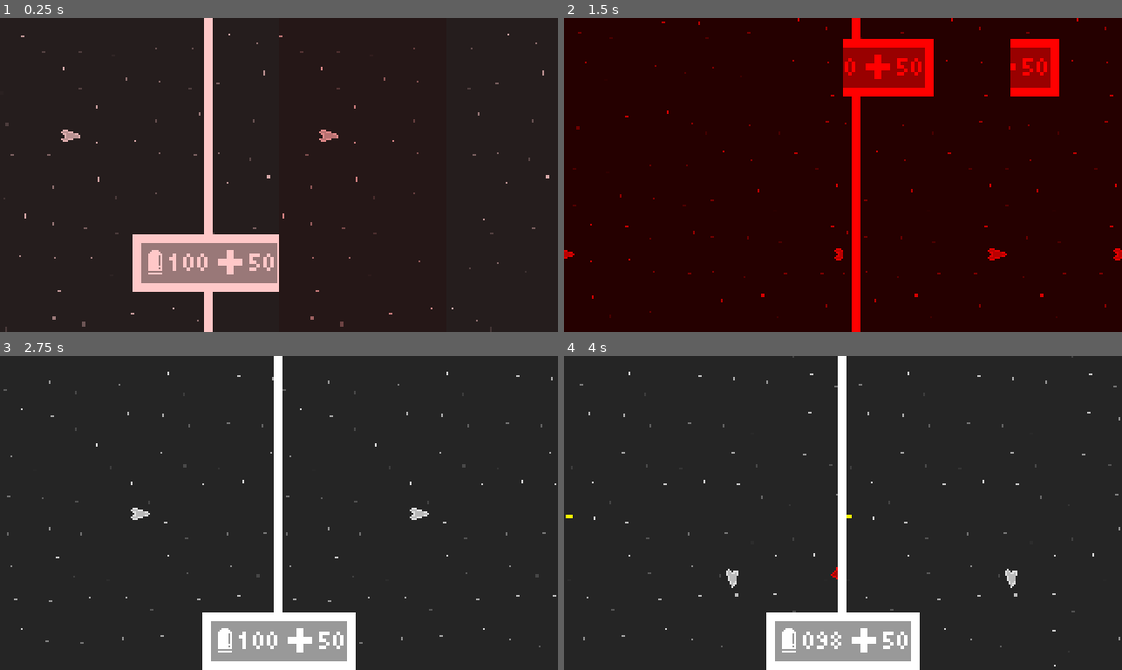
Above: before the commit, frames 1-4 (two rows, left to right).
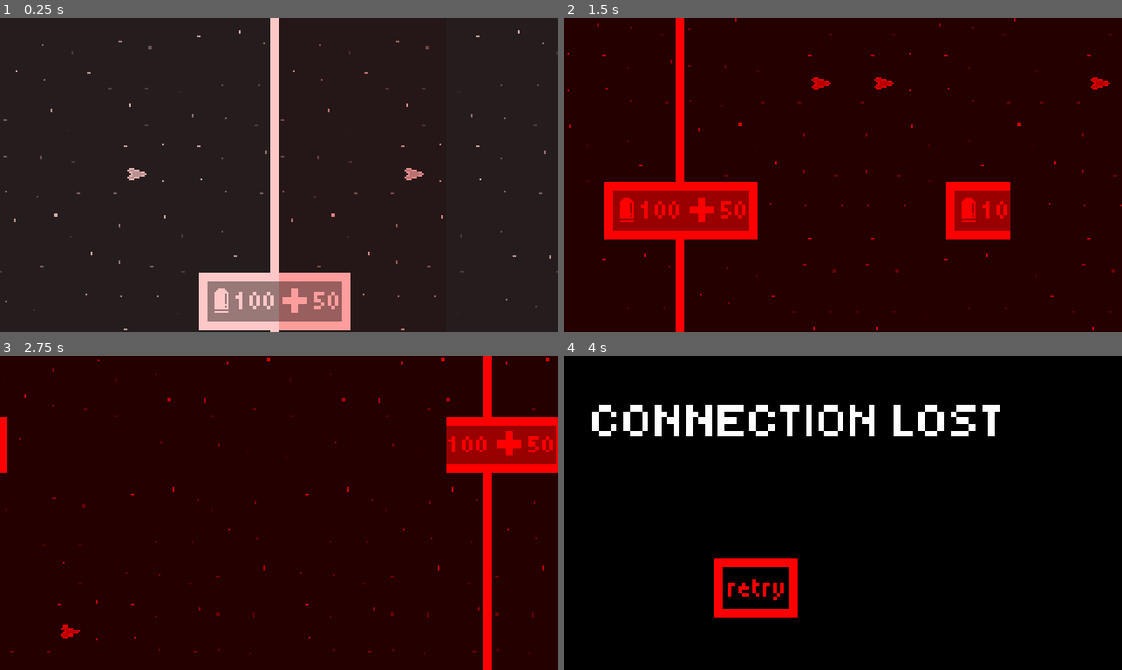
Above: after the commit, the same moments.

Repository: micycle8778/mulithead
Game: Godot game, scene res://uis/death_screen.tscn
The game is run twice, just before and just after one commit, with the same random seed, the same clock (stepped at 60 frames per second) and the same inputs. This scene is started directly instead of the project's main scene.
Inputs:
- Up to frame 1 (0.25 s): no input
- Up to frame 2 (1.5 s): click "retry" at 0.5 s; click "retry" at 1.25 s
- Up to frame 3 (2.75 s): click "retry" at 2 s
- Up to frame 4 (4 s): hold D (move_right) 2.78-3.53 s; tap K (aim_down) at 2.85 s; hold S (move_down) from 3.53 s (still down); tap J (aim_left) at 3.6 s

The runs differ from the first frame. In frame 1, 12% of the frame differs, in the area x 0-100%, y 0-100%; in frame 2, 15%; in frame 3, 100%; in frame 4, 100%.

Commit message:
tweak death screen + caps lock name

Diff:
--- a/game.gd
+++ b/game.gd
@@ -25,3 +25,9 @@
 func _ready() -> void:
 	DJMusicMan.play_full()
 	_update_labels()
+
+func _process(_delta: float) -> void:
+	if Input.is_action_just_pressed("suicide") and OS.has_feature("editor"):
+		var img := get_tree().current_scene.get_viewport().get_texture().get_image()
+		DeathScreen.screenshot = ImageTexture.create_from_image(img)
+		get_tree().change_scene_to_file("res://uis/death_screen.tscn")
--- a/project.godot
+++ b/project.godot
@@ -10,7 +10,7 @@
 
 [application]
 
-config/name="Multihead"
+config/name="MULTIHEAD"
 run/main_scene="uid://4vq4yhrnsdfg"
 config/features=PackedStringArray("4.4", "Forward Plus")
 config/icon="uid://oswhmfnlakjf"
@@ -103,6 +103,11 @@
 "events": [Object(InputEventKey,"resource_local_to_scene":false,"resource_name":"","device":-1,"window_id":0,"alt_press …(195 unchanged characters)…
 ]
 }
+suicide={
+"deadzone": 0.2,
+"events": [Object(InputEventKey,"resource_local_to_scene":false,"resource_name":"","device":-1,"window_id":0,"alt_pressed":true,"shift_pressed":false,"ctrl_pressed":true,"meta_pressed":false,"pressed":false,"keycode":0,"physical_keycode":96,"key_label":0,"unicode":96,"location":0,"echo":false,"script":null)
+]
+}
 
 [layer_names]
 
--- a/uis/death_screen.gdshader
+++ b/uis/death_screen.gdshader
@@ -1,7 +1,7 @@
 shader_type canvas_item;
 
 varying vec4 vertex_color;
-uniform float t : hint_range(0.0, 1.0) = 0.;
+uniform float t = 0.;
 
 void vertex() {
 	vertex_color = COLOR;
--- a/uis/death_screen.tscn
+++ b/uis/death_screen.tscn
@@ -59,8 +59,8 @@
 
 [sub_resource type="Animation" id="Animation_hkoln"]
 resource_name = "crash"
-length = 2.0
-step = 0.1
+length = 3.0
+step = 0.5
 tracks/0/type = "value"
 tracks/0/imported = false
 tracks/0/enabled = true
@@ -68,10 +68,10 @@
 tracks/0/interp = 1
 tracks/0/loop_wrap = true
 tracks/0/keys = {
-"times": PackedFloat32Array(0, 2),
-"transitions": PackedFloat32Array(1, 0.217638),
-"update": 0,
-"values": [0.0, 1.0]
+"times": PackedFloat32Array(0, 2, 3),
+"transitions": PackedFloat32Array(2.92817, 1, 1),
+"update": 0,
+"values": [0.0, 3.0, 6.5]
 }
 tracks/1/type = "value"
 tracks/1/imported = false
@@ -92,7 +92,7 @@
 tracks/2/interp = 1
 tracks/2/loop_wrap = true
 tracks/2/keys = {
-"times": PackedFloat32Array(0, 2),
+"times": PackedFloat32Array(0, 3),
 "transitions": PackedFloat32Array(1, 1),
 "update": 1,
 "values": [true, false]
@@ -104,7 +104,7 @@
 tracks/3/interp = 1
 tracks/3/loop_wrap = true
 tracks/3/keys = {
-"times": PackedFloat32Array(2),
+"times": PackedFloat32Array(3),
 "transitions": PackedFloat32Array(1),
 "values": [{
 "args": [],
@@ -118,7 +118,7 @@
 tracks/4/interp = 1
 tracks/4/loop_wrap = true
 tracks/4/keys = {
-"times": PackedFloat32Array(2),
+"times": PackedFloat32Array(3),
 "transitions": PackedFloat32Array(1),
 "values": [{
 "args": [],
@@ -132,8 +132,8 @@
 tracks/5/interp = 1
 tracks/5/loop_wrap = true
 tracks/5/keys = {
-"times": PackedFloat32Array(0, 2),
-"transitions": PackedFloat32Array(1, 1),
+"times": PackedFloat32Array(0, 1.1),
+"transitions": PackedFloat32Array(4.75683, 1),
 "update": 0,
 "values": [1.0, 3.0]
 }
Not shown, changed: export_presets.cfg
